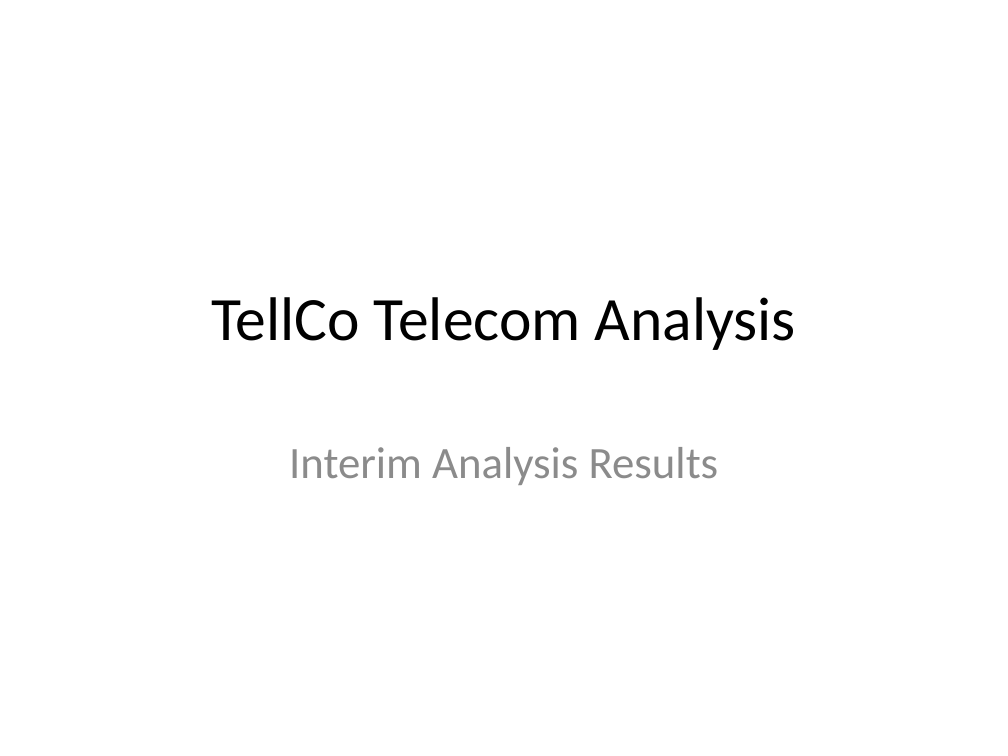
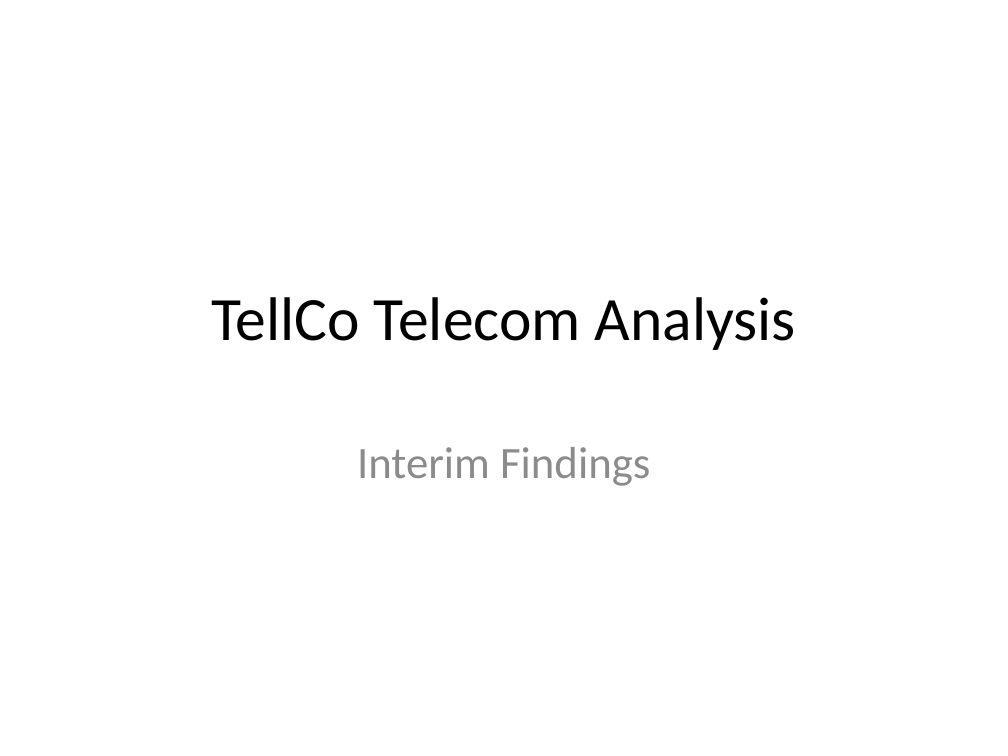
Before and after one commit to Kidyoh/10Academy-week2-Challenge, a slide deck: slide 1 of presentations/TellCo_Analysis_Interim.pptx. Drawn at 1008x756 pixels with LibreOffice and Linux fonts; fonts in the diff are those of the drawing. Boxes give left, top, right and bottom in pixels: in the first picture for what was removed or moved away, otherwise in the second. Text is boxed around its words. In the diff, an @@ line names an element or a change of style, - is before the commit and + after.

```diff
--- a/presentations/TellCo_Analysis_Interim.pptx
+++ b/presentations/TellCo_Analysis_Interim.pptx
@@ subtitle at (357, 447, 650, 486): text changed @@
-Interim Analysis Results
+Interim Findings
```
Also in this commit, not shown: 3 other slides changed, 1 slide added, 4 slides removed, 19 other files.
